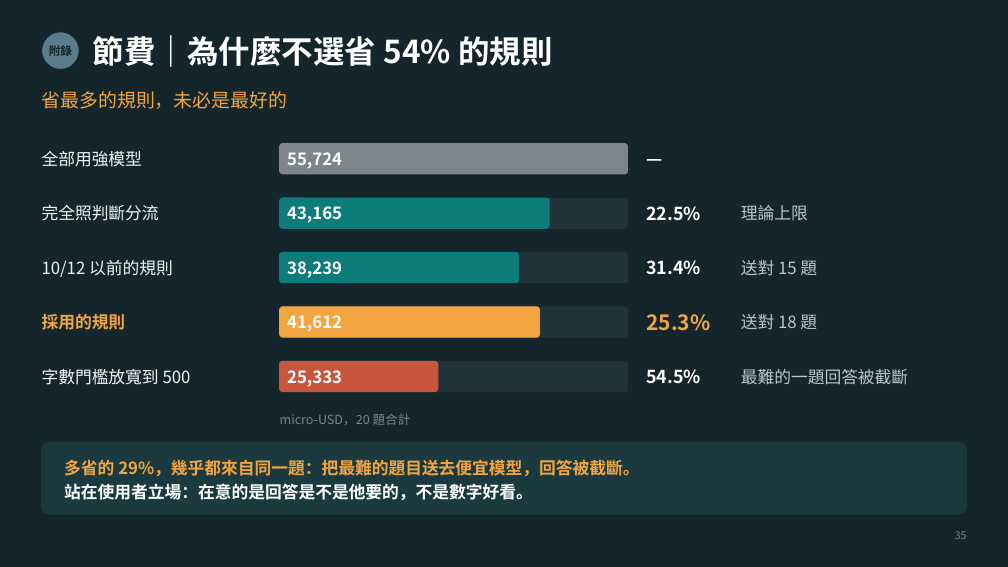
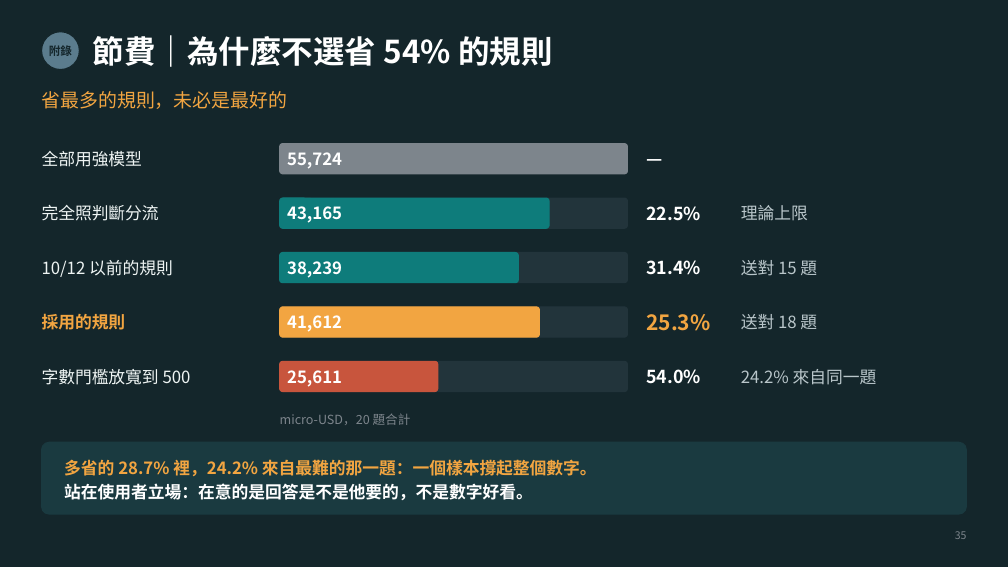
Before and after one commit to Poyu-Tu/llm-gateway, a slide deck: slide 35 of docs/slides/llm-gateway-slides-10min-v6.2.pptx. Drawn at 1008x567 pixels with LibreOffice and Linux fonts; fonts in the diff are those of the drawing. Boxes give left, top, right and bottom in pixels: in the first picture for what was removed or moved away, otherwise in the second. Text is boxed around its words. In the diff, an @@ line names an element or a change of style, - is before the commit and + after.

```diff
--- a/docs/slides/llm-gateway-slides-10min-v6.2.pptx
+++ b/docs/slides/llm-gateway-slides-10min-v6.2.pptx
@@ text at [287,370,342,387]: text changed @@
-25,333
+25,611
@@ text at [646,369,701,384]: text changed @@
-54.5%
+54.0%
@@ text at [741,369,877,385]: text changed @@
-最難的一題回答被截斷
+24.2% 來自同一題
@@ text at [64,459,597,476]: text changed @@
-多省的 29%，幾乎都來自同一題：把最難的題目送去便宜模型，回答被截斷。
+多省的 28.7% 裡，24.2% 來自最難的那一題：一個樣本撐起整個數字。
```
Also in this commit, not shown: 1 other slide changed, 1 other file.
